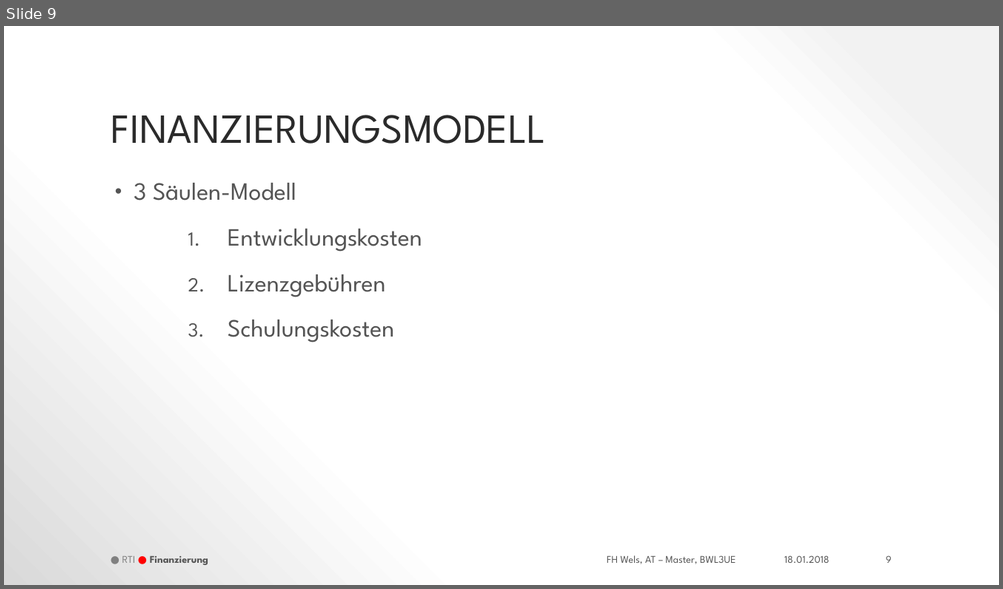
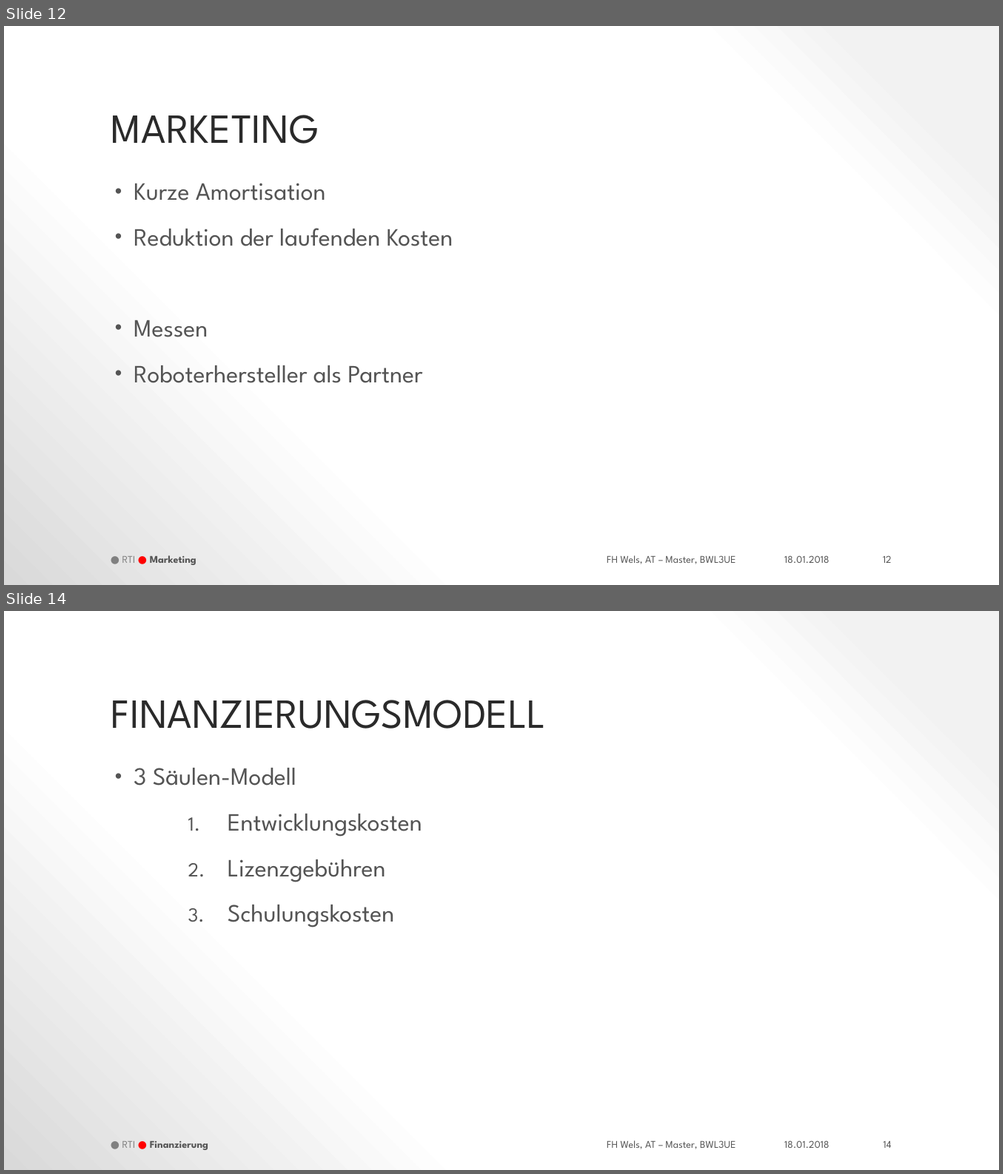
Before and after one commit to thunderbug1/BWL, a slide deck: Präsentation/RTI_Businessplan.pptx. Shown one above the other, each under a label of ours: slide 9 before the commit, slides 12 and 14 after it; the slides between them are not shown. The pictures are 1003x589 and 1003x1174 pixels, drawn with LibreOffice and Linux fonts; fonts in the diff are those of the drawing; background and template pictures are left out. Boxes give left, top, right and bottom in pixels: in the first picture for what was removed or moved away, otherwise in the second. Text is boxed around its words. In the diff, an @@ line names an element or a change of style, - is before the commit and + after.

```diff
--- a/Präsentation/RTI_Businessplan.pptx
+++ b/Präsentation/RTI_Businessplan.pptx
@@ slide 12 added at [4,26,999,585], background gradient #F2F2F2 to #FFFFFF to #D9D9D9; not listed: 1 template element that a slide beside it also shows @@
@@ title added at [111,115,318,144], 37.8 pt, text #2A2A2A @@
+MARKETING
@@ text added at [134,183,453,383], 22.7 pt, text #545454 @@
+• Kurze Amortisation
+• Reduktion der laufenden Kosten
+• Messen
+• Roboterhersteller als Partner
@@ text added at [122,556,196,565], 9.4 pt, text #545454, bold @@
+● RTI ● Marketing
@@ text added at [784,556,829,563], 9.4 pt, text #545454 @@
+18.01.2018
@@ page number added at [882,556,891,563], 9.4 pt, text #545454 @@
+12
@@ what was slide 9 is now slide 14 @@
@@ page number at [883,1142,891,1148]: text changed @@
-9
+14
```
Also in this commit, not shown: 1 slide changed, 4 other slides added.
